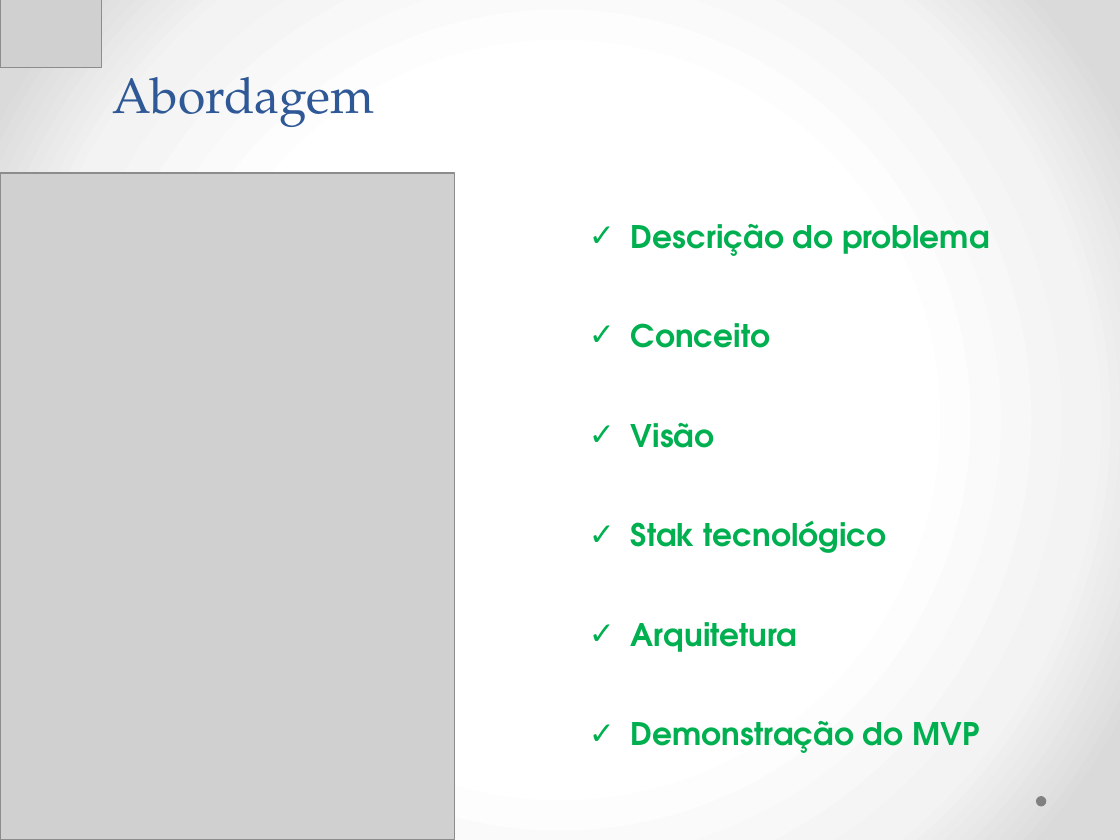
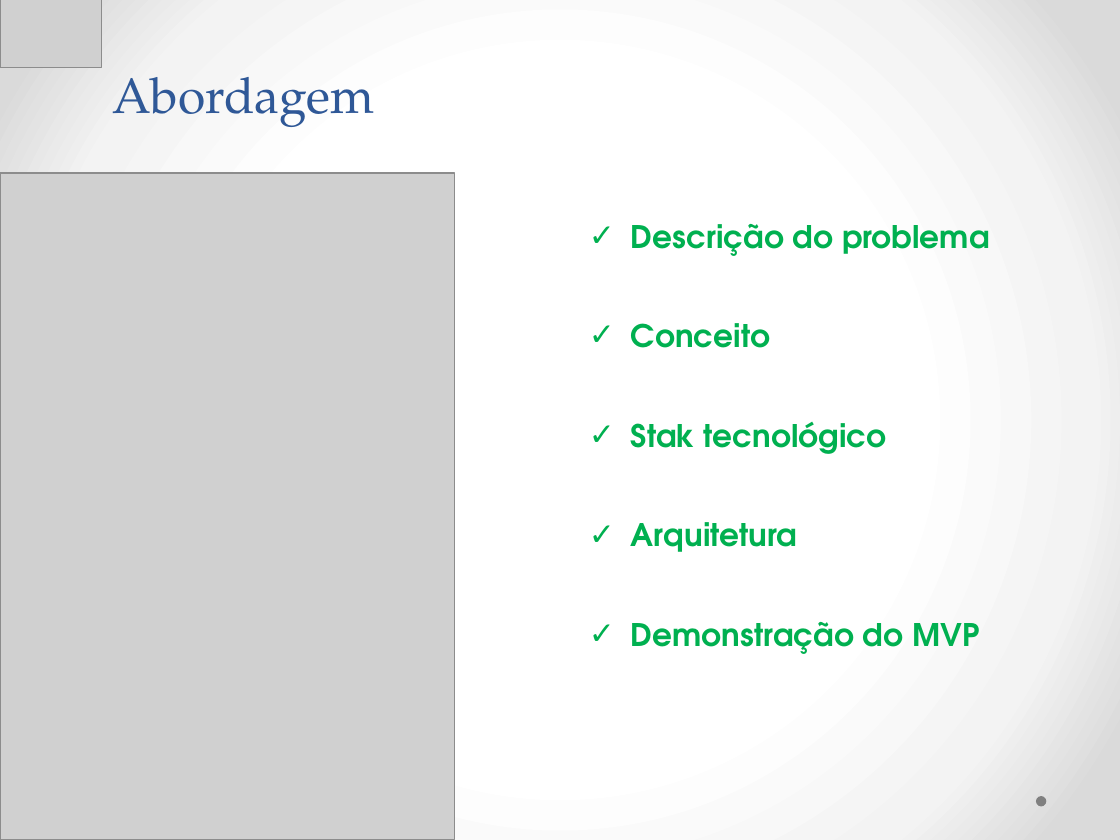
Before and after one commit to Neimarmg/TCC, a slide deck: slide 2 of Documentação final do projeto/Ppt-Final.pptx. Drawn at 1120x840 pixels with LibreOffice and Linux fonts; fonts in the diff are those of the drawing; grey boxes stand for pictures. Boxes give left, top, right and bottom in pixels: in the first picture for what was removed or moved away, otherwise in the second. Text is boxed around its words. In the diff, an @@ line names an element or a change of style, - is before the commit and + after.

```diff
--- a/Documentação final do projeto/Ppt-Final.pptx
+++ b/Documentação final do projeto/Ppt-Final.pptx
@@ text at (631,423,714,448): paragraph removed @@
-✓ Visão
```
Also in this commit, not shown: 1 other slide changed, 2 slides removed.
